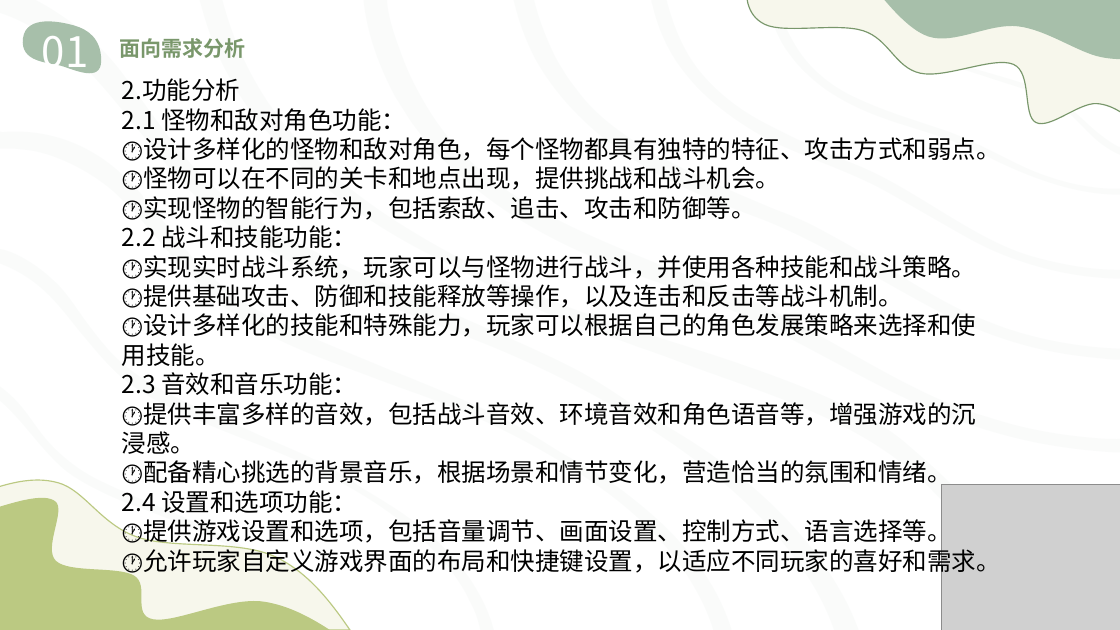
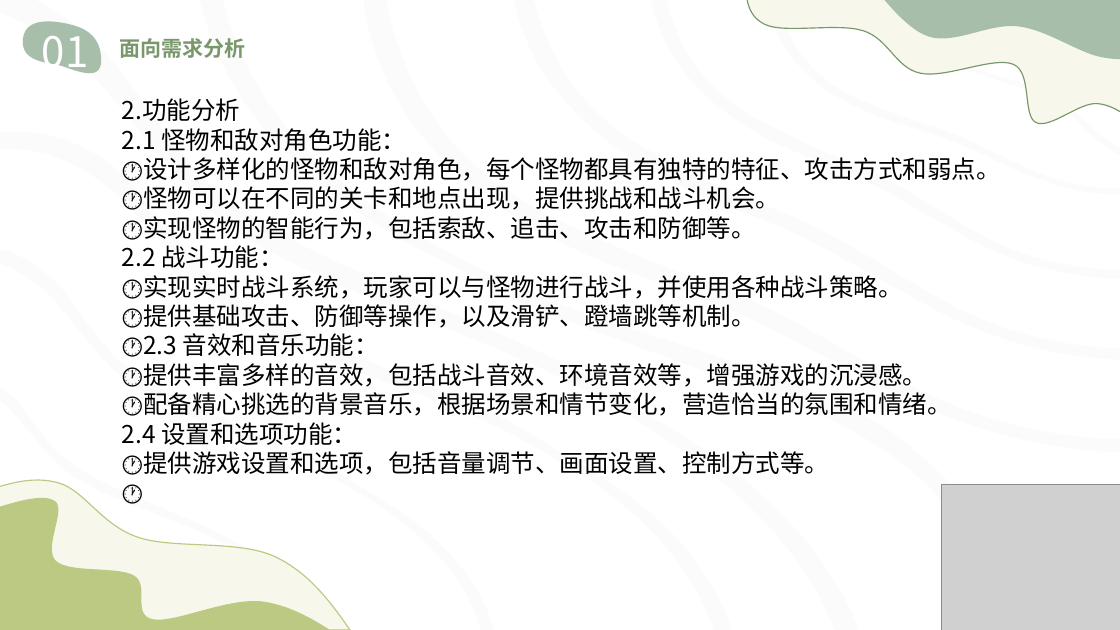
Before and after one commit to Vampire-Cyy/Document-Of-Jungle-Man, a slide deck: slide 6 of 07_验收汇报PPT/23级软件4班1组-陈俊西组-JungleMan.pptx. Drawn at 1120x630 pixels with LibreOffice and Linux fonts; fonts in the diff are those of the drawing; grey boxes stand for pictures. Boxes give left, top, right and bottom in pixels: in the first picture for what was removed or moved away, otherwise in the second. Text is boxed around its words. In the diff, an @@ line names an element or a change of style, - is before the commit and + after.

Commit message:
finished

```diff
--- a/07_验收汇报PPT/23级软件4班1组-陈俊西组-JungleMan.pptx
+++ b/07_验收汇报PPT/23级软件4班1组-陈俊西组-JungleMan.pptx
@@ text "2.功能分析" moved from (x1=122, y1=78, x2=1001, y2=576) to (x1=122, y1=98, x2=1001, y2=475) @@
@@ text at (x1=122, y1=245, x2=927, y2=387): text changed @@
-2.2 战斗和技能功能：
-🕐实现实时战斗系统，玩家可以与怪物进行战斗，并使用各种技能和战斗策略。
-🕐提供基础攻击、防御和技能释放等操作，以及连击和反击等战斗机制。
-🕐设计多样化的技能和特殊能力，玩家可以根据自己的角色发展策略来选择和使用技能。
-2.3 音效和音乐功能：
-🕐提供丰富多样的音效，包括战斗音效、环境音效和角色语音等，增强游戏的沉浸感。
+2.2 战斗功能：
+🕐实现实时战斗系统，玩家可以与怪物进行战斗，并使用各种战斗策略。
+🕐提供基础攻击、防御等操作，以及滑铲、蹬墙跳等机制。
+🕐2.3 音效和音乐功能：
+🕐提供丰富多样的音效，包括战斗音效、环境音效等，增强游戏的沉浸感。
@@ text at (x1=143, y1=451, x2=829, y2=475): text changed @@
-🕐提供游戏设置和选项，包括音量调节、画面设置、控制方式、语言选择等。
-🕐允许玩家自定义游戏界面的布局和快捷键设置，以适应不同玩家的喜好和需求。
+🕐提供游戏设置和选项，包括音量调节、画面设置、控制方式等。
+🕐
```
Also in this commit, not shown: 3 other slides changed.
